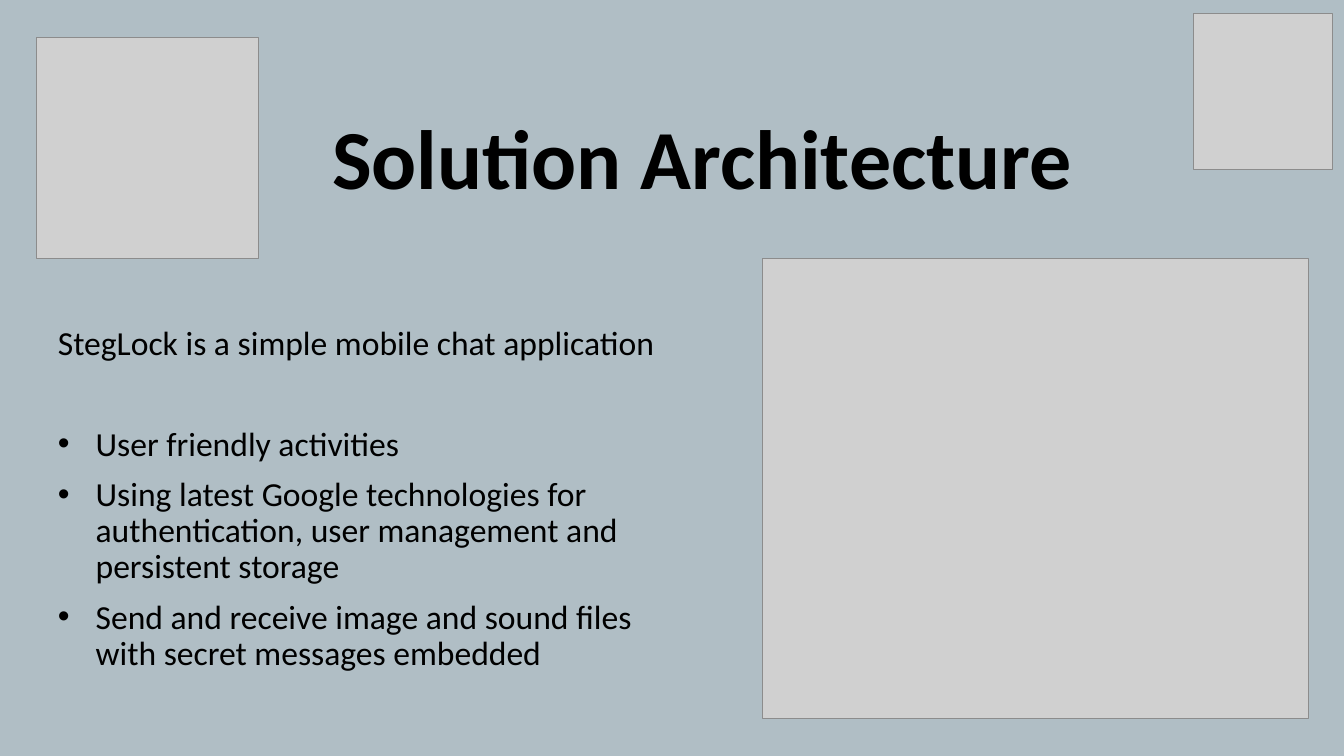
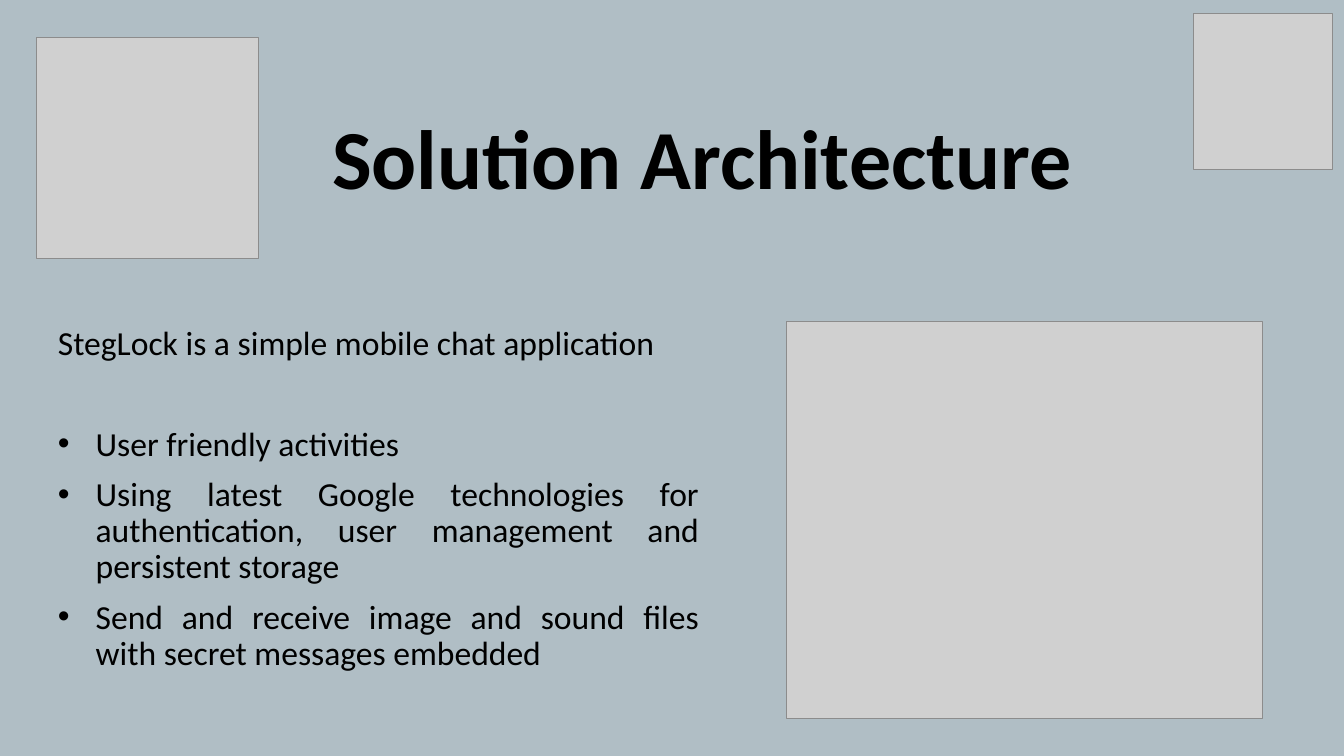
Before and after one commit to rraduionescu/DissertationPaper, a slide deck: slide 7 of 1_DissertationPaper/8_DISSERTATION_THESIS_Ionescu_Radu_Stefan_PRESENTATION.pptx (slide 5 before the commit). Drawn at 1344x756 pixels with LibreOffice and Linux fonts; fonts in the diff are those of the drawing; grey boxes stand for pictures. Boxes give left, top, right and bottom in pixels: in the first picture for what was removed or moved away, otherwise in the second. Text is boxed around its words. In the diff, an @@ line names an element or a change of style, - is before the commit and + after.

Commit message:
StegLock - DONE

```diff
--- a/1_DissertationPaper/8_DISSERTATION_THESIS_Ionescu_Radu_Stefan_PRESENTATION.pptx
+++ b/1_DissertationPaper/8_DISSERTATION_THESIS_Ionescu_Radu_Stefan_PRESENTATION.pptx
@@ subtitle "StegLock is a simple mobile ..." at [58, 331, 699, 671]: alignment left to justified @@
@@ picture: place and size @@
-picture at [762, 259, 1309, 719]
+picture at [786, 322, 1262, 719]
```
Also in this commit, not shown: 6 other slides changed, 5 slides added, 4 other files.
